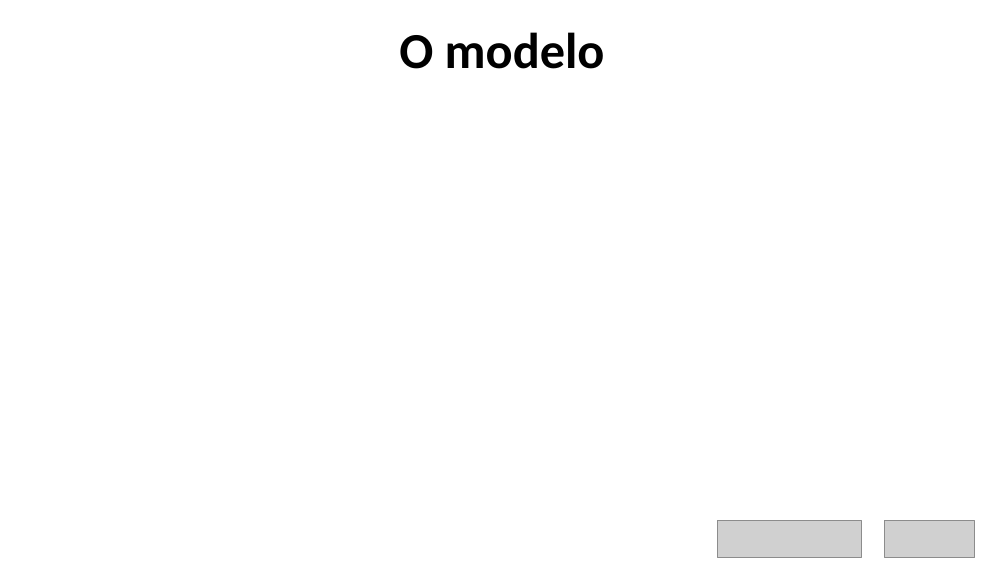
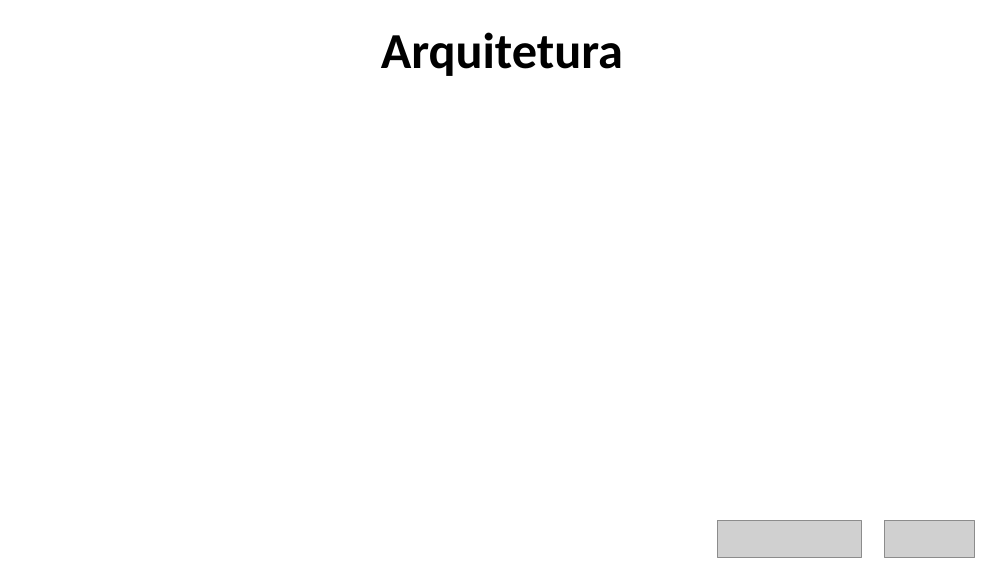
Before and after one commit to etportela/zika-data, a slide deck: slide 8 of pdfs/ZIKA_VIRUS.pptx (slide 9 before the commit). Drawn at 1008x567 pixels with LibreOffice and Linux fonts; fonts in the diff are those of the drawing; grey boxes stand for pictures; background and template pictures are left out. Boxes give left, top, right and bottom in pixels: in the first picture for what was removed or moved away, otherwise in the second. Text is boxed around its words. In the diff, an @@ line names an element or a change of style, - is before the commit and + after.

```diff
--- a/pdfs/ZIKA_VIRUS.pptx
+++ b/pdfs/ZIKA_VIRUS.pptx
@@ text at [381,32,623,76]: text changed @@
-O modelo
+Arquitetura
```
Also in this commit, not shown: 1 other slide changed, 1 slide added, 1 slide removed.
